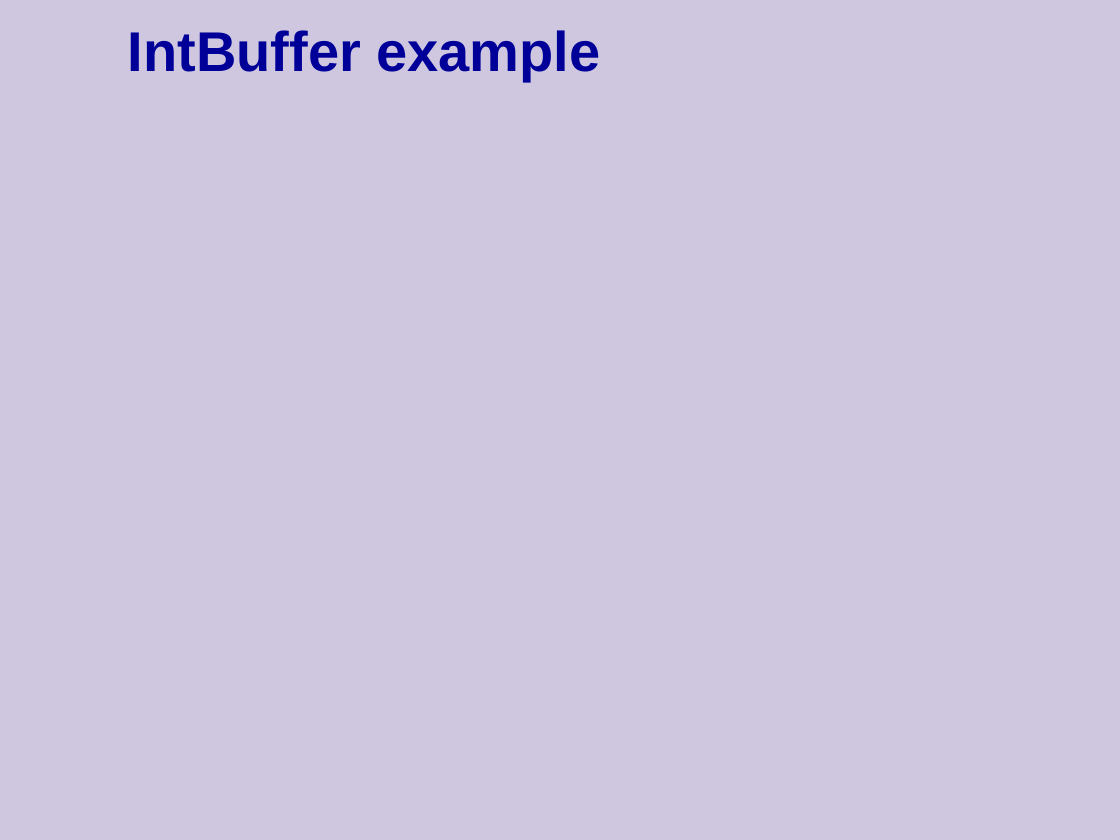
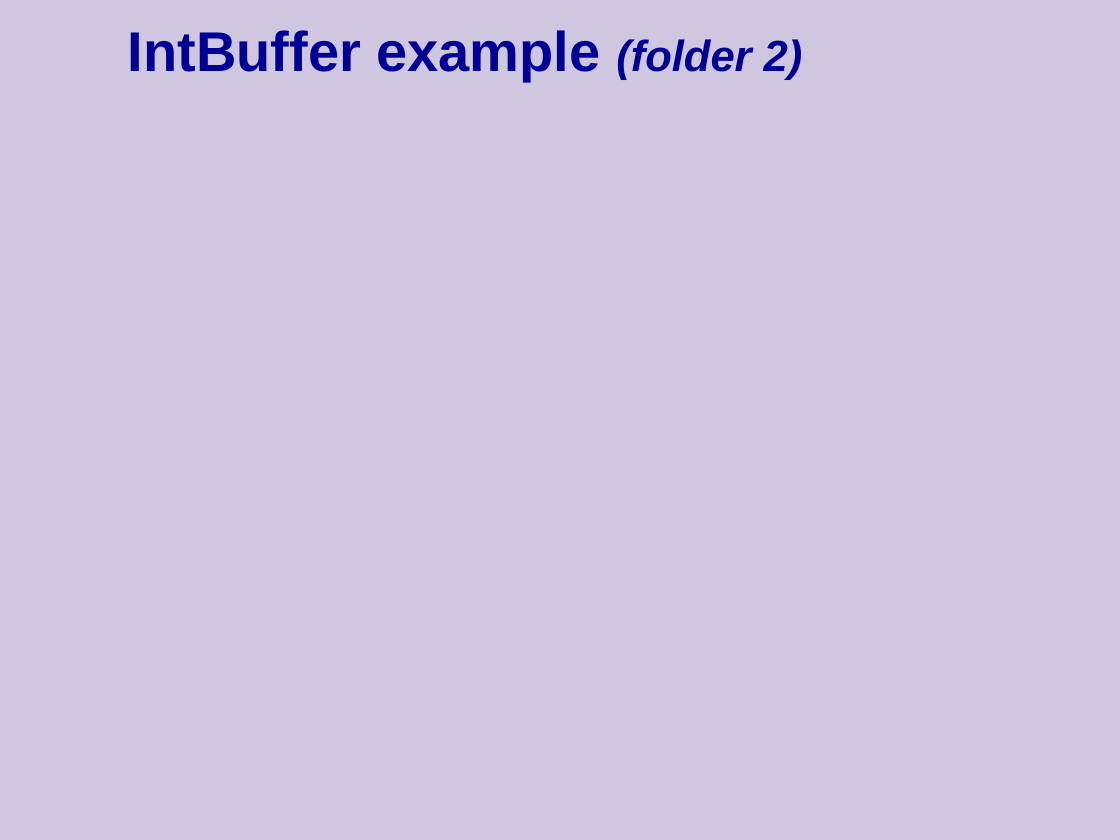
Before and after one commit to cpp-at-ariel/cpp-5778, a slide deck: slide 13 of week04-operator-overloading/slides.odp. Drawn at 1120x840 pixels with LibreOffice and Linux fonts; fonts in the diff are those of the drawing. Boxes give left, top, right and bottom in pixels: in the first picture for what was removed or moved away, otherwise in the second. Text is boxed around its words. In the diff, an @@ line names an element or a change of style, - is before the commit and + after.

Commit message:
solve homework 2; edit examples for week 4

```diff
--- a/week04-operator-overloading/slides.odp
+++ b/week04-operator-overloading/slides.odp
@@ title at <box>128,30,803,81</box>: text changed @@
-IntBuffer example
+IntBuffer example (folder 2)
```
Also in this commit, not shown: 4 other slides changed, 5 slides removed, 12 other files.
